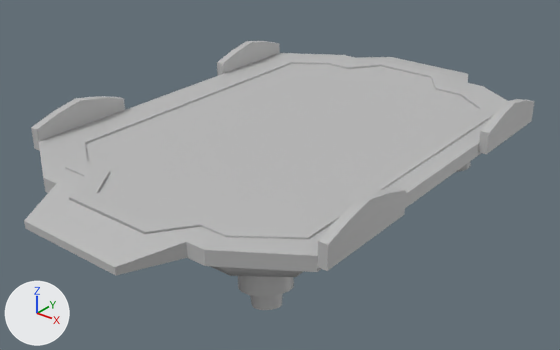
The FBX model PreproductionProject/Assets/Models/Environmental Assets/floating_platform.fbx, before and after one commit.
Before and after are seen from a 50 mm camera at (10.06, -13.05, 7.13) aimed at (-0.07, -0.39, -0.72). Every picture has the same lights, and +X, +Y and +Z are marked at lower left. Where no turn or scale is listed for an object, it has been applied to the vertices.
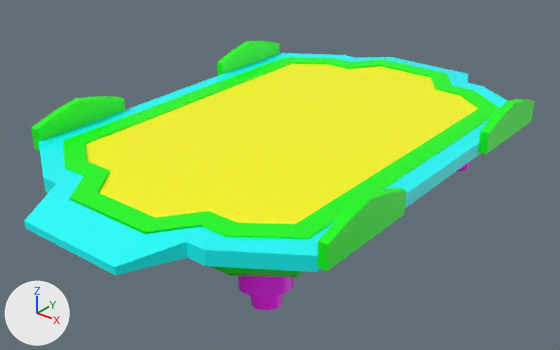
Pixel boxes (x1, y1, x2, y2) of what changed, in the pictures (560 x 350 px):
'pCube3', recoloured (grey to yellow): (85, 64, 479, 224) in both
'pPlane7', recoloured (grey to cyan): (24, 53, 507, 275) in both
'pCube2', recoloured (grey to green): (63, 57, 500, 277) in both
'pCube15', recoloured (grey to green): (317, 188, 406, 271) in both
'pCube14', recoloured (grey to green): (31, 96, 125, 151) in both
'pCube11', recoloured (grey to green): (478, 99, 534, 154) in both
'pCylinder2', recoloured (grey to pink): (238, 276, 294, 310) in both
'pCube13', recoloured (grey to green): (217, 41, 279, 76) in both

The change, as a list of edits to the scene's bpy script:
```text
Add mat_floor_mat:
    mat_floor_mat = principled_material('floor_MAT')
    mat_floor_mat.base_color = (1.0, 1.0, 0.0)  # yellow #ffff00
Add mat_mainbody_mat:
    mat_mainbody_mat = principled_material('mainbody_MAT')
    mat_mainbody_mat.base_color = (0.0, 1.0, 0.0)  # green #00ff00
Add mat_propulsor_mat:
    mat_propulsor_mat = principled_material('propulsor_MAT')
    mat_propulsor_mat.base_color = (1.0, 0.0, 1.0)  # pink #ff00ff
Add mat_lambert6:
    mat_lambert6 = principled_material('lambert6')
    mat_lambert6.base_color = (0.0, 1.0, 1.0)  # cyan #00ffff
Change me_mesh_001:
    where me_mesh_001.from_pydata(...)  # 80 vertices, 80 faces; spans x -3.76..3.75, y -6.34..6.34, z 0.27..0.58
    remove me_mesh_001.materials.append(mat_lambert1)  # grey #bcbcbc
    add me_mesh_001.materials.append(mat_lambert6)  # cyan #00ffff
Change me_mesh_002:
    where me_mesh_002.from_pydata(...)  # 20 vertices, 11 faces; spans x -2.87..2.87, y -5.0..5.0, z 0.35
    remove me_mesh_002.materials.append(mat_lambert1)  # grey #bcbcbc
    add me_mesh_002.materials.append(mat_floor_mat)  # yellow #ffff00
Change me_mesh_003:
    where me_mesh_003.from_pydata(...)  # 20 vertices, 18 faces; spans x -0.1..0.1, y -1.23..1.23, z -0.35..0.47
    remove me_mesh_003.materials.append(mat_lambert1)  # grey #bcbcbc
    add me_mesh_003.materials.append(mat_mainbody_mat)  # green #00ff00
Change me_mesh:
    where me_mesh.from_pydata(...)  # 104 vertices, 95 faces; spans x -3.32..3.32, y -5.45..5.45, z -0.96..0.45
    remove me_mesh.materials.append(mat_lambert1)  # grey #bcbcbc
    add me_mesh.materials.append(mat_mainbody_mat)  # green #00ff00
Change me_mesh_010:
    where me_mesh_010.from_pydata(...)  # 129 vertices, 128 faces; spans x -0.513..0.599, y -0.592..0.513, z -0.92..0.14
    remove me_mesh_010.materials.append(mat_lambert1)  # grey #bcbcbc
    add me_mesh_010.materials.append(mat_propulsor_mat)  # pink #ff00ff
Change me_mesh_005:
    where me_mesh_005.from_pydata(...)  # 20 vertices, 18 faces; spans x -0.1..0.1, y -1.23..1.23, z -0.35..0.47
    remove me_mesh_005.materials.append(mat_lambert1)  # grey #bcbcbc
    add me_mesh_005.materials.append(mat_mainbody_mat)  # green #00ff00
Change me_mesh_004:
    where me_mesh_004.from_pydata(...)  # 20 vertices, 18 faces; spans x -0.1..0.1, y -1.23..1.23, z -0.35..0.47
    remove me_mesh_004.materials.append(mat_lambert1)  # grey #bcbcbc
    add me_mesh_004.materials.append(mat_mainbody_mat)  # green #00ff00
Change me_mesh_006:
    where me_mesh_006.from_pydata(...)  # 20 vertices, 18 faces; spans x -0.1..0.1, y -1.23..1.23, z -0.35..0.47
    remove me_mesh_006.materials.append(mat_lambert1)  # grey #bcbcbc
    add me_mesh_006.materials.append(mat_mainbody_mat)  # green #00ff00
```
